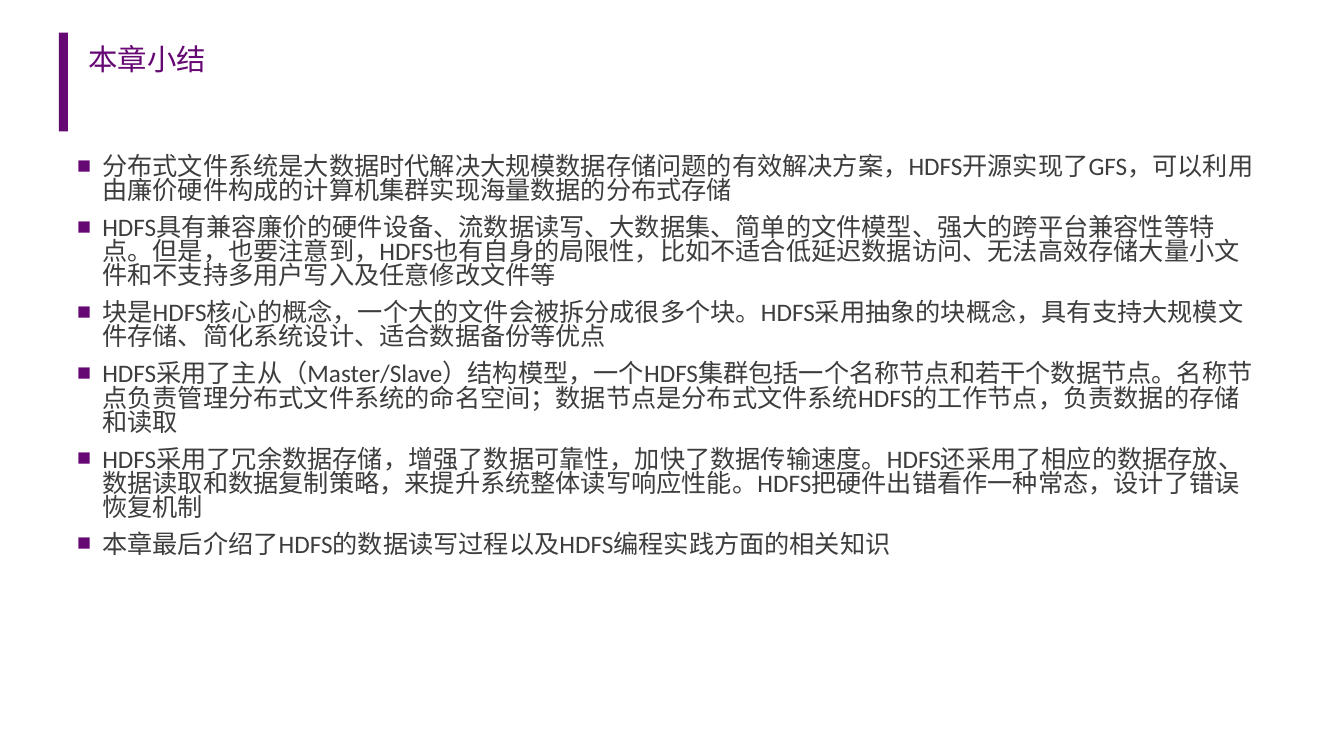
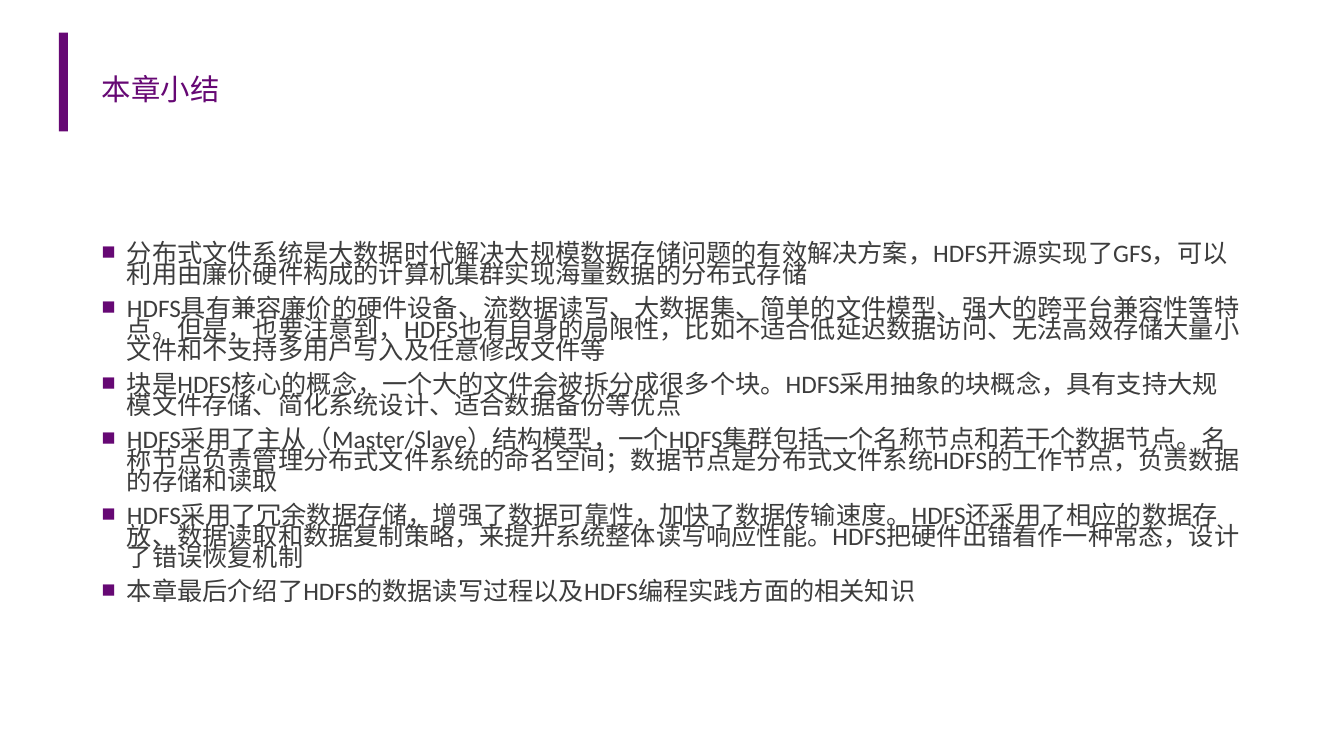
Before and after one commit to ginger0106/IB00030-clould-computing-sztu, a slide deck: slide 70 of 05-云计算技术-分布式文件系统-(2022).ppt. Drawn at 1344x756 pixels with LibreOffice and Linux fonts; fonts in the diff are those of the drawing; background and template pictures are left out. Boxes give left, top, right and bottom in pixels: in the first picture for what was removed or moved away, otherwise in the second. Text is boxed around its words. In the diff, an @@ line names an element or a change of style, - is before the commit and + after.

```diff
--- a/05-云计算技术-分布式文件系统-(2022).ppt
+++ b/05-云计算技术-分布式文件系统-(2022).ppt
@@ title "本章小结" moved from (x1=88, y1=45, x2=206, y2=73) to (x1=102, y1=75, x2=220, y2=103) @@
@@ text "分布式文件系统是大数据时代解决大规模数据存储问题的有效解决方案，HDFS开源实现了GFS，可以利用由廉价硬件构成的计算机 ..." moved from (x1=102, y1=154, x2=1253, y2=555) to (x1=127, y1=241, x2=1239, y2=602) @@
@@ text "分布式文件系统是大数据时代解决大规模数据存储问题的有效解决方案，HDFS开源实现了GFS，可以利用由廉价硬件构成的计算机 ..." at (x1=127, y1=241, x2=1239, y2=602): line spacing 0.8 to 0.7 @@
```
Also in this commit, not shown: 68 other slides changed, 1 other file.
